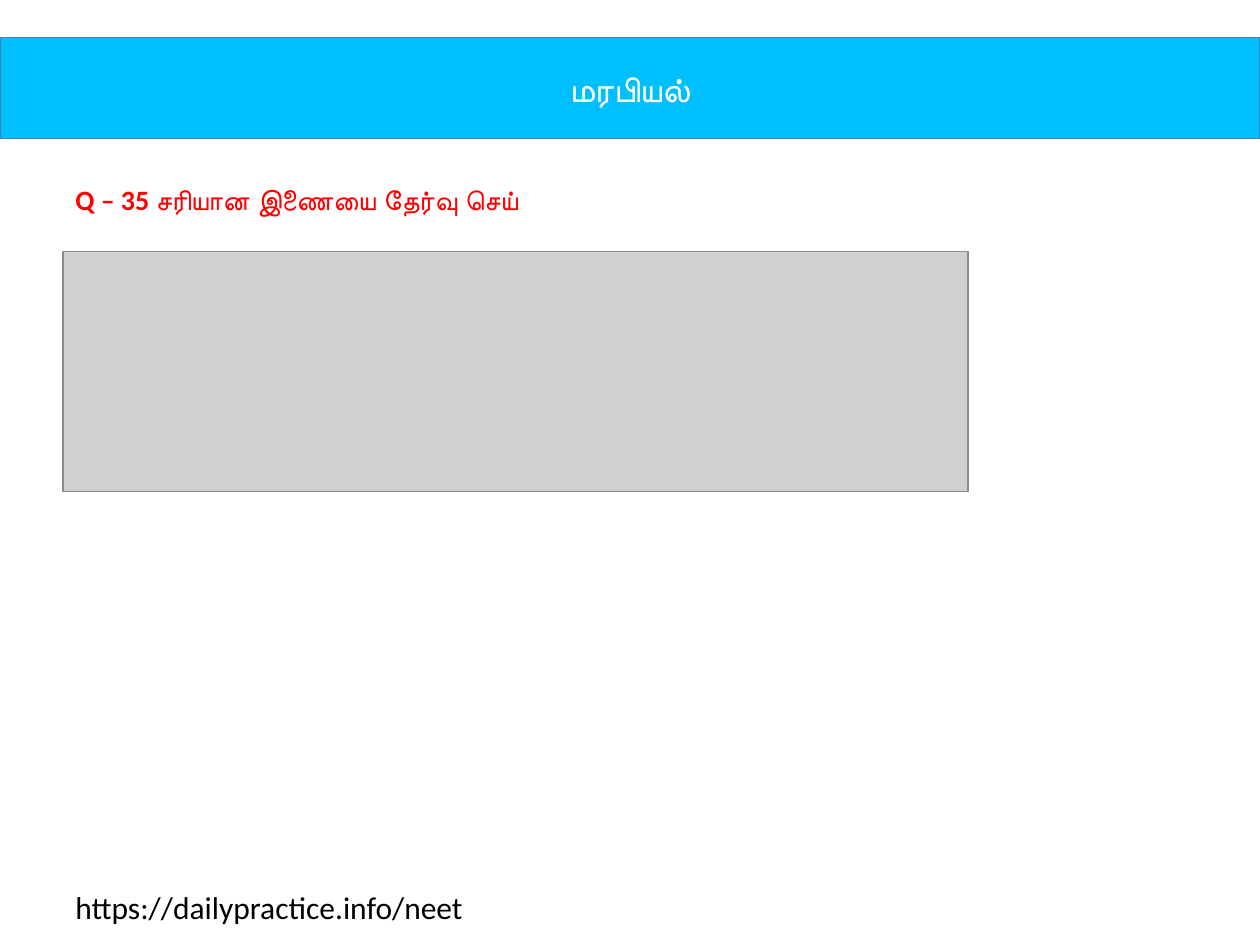
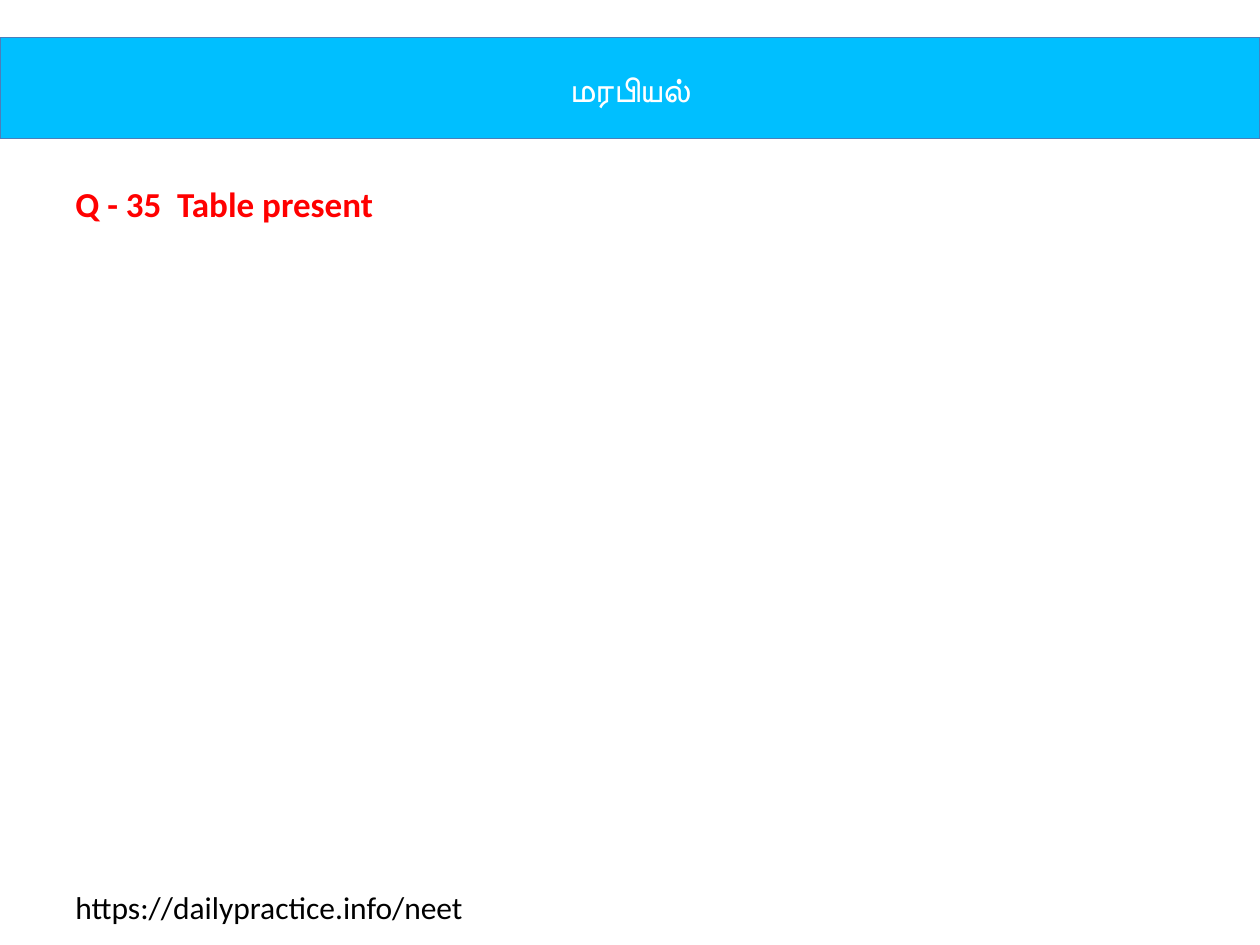
Before and after one commit to tvmani/tvmani.github.io, a slide deck: slide 71 of tamil_biology/12th_Bio_Botany_Tamil_U02.pptx. Drawn at 1260x945 pixels with LibreOffice and Linux fonts; fonts in the diff are those of the drawing; grey boxes stand for pictures. Boxes give left, top, right and bottom in pixels: in the first picture for what was removed or moved away, otherwise in the second. Text is boxed around its words. In the diff, an @@ line names an element or a change of style, - is before the commit and + after.

```diff
--- a/tamil_biology/12th_Bio_Botany_Tamil_U02.pptx
+++ b/tamil_biology/12th_Bio_Botany_Tamil_U02.pptx
@@ text at <box>75,192,373,223</box>: text changed; size 16 to 20 pt @@
-Q – 35 சரியான இணையை தேர்வு செய்
+Q - 35 Table present
@@ picture removed at <box>63,252,968,493</box> @@
```
Also in this commit, not shown: 7 other slides changed, 42 other files.
